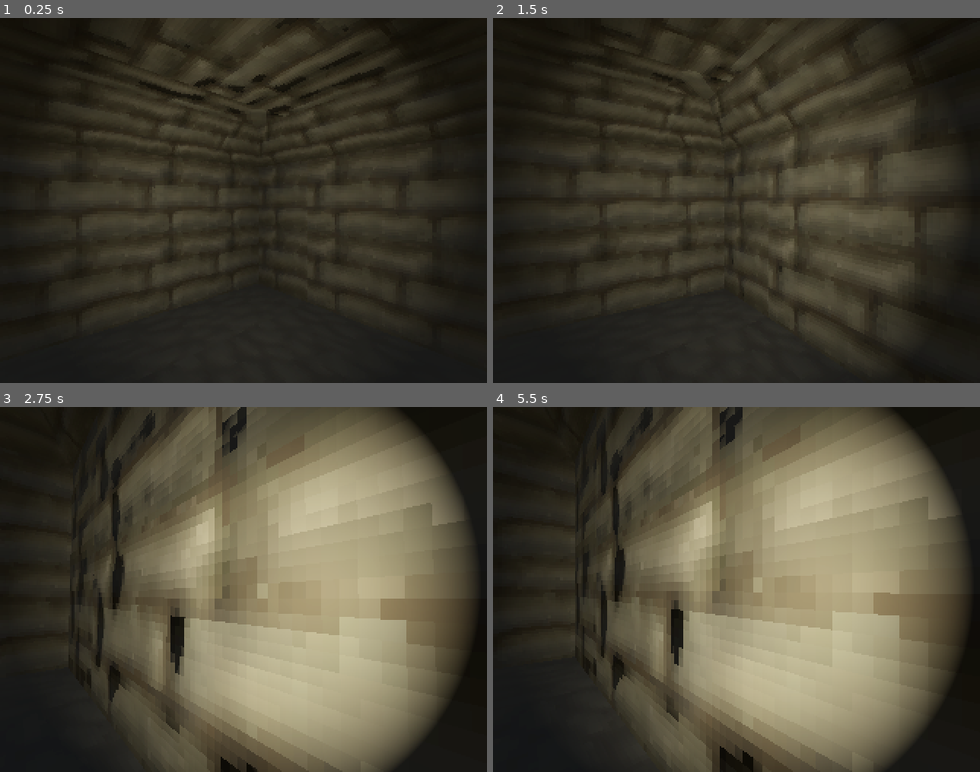
Above: before the commit, frames 1-4 (two rows, left to right).
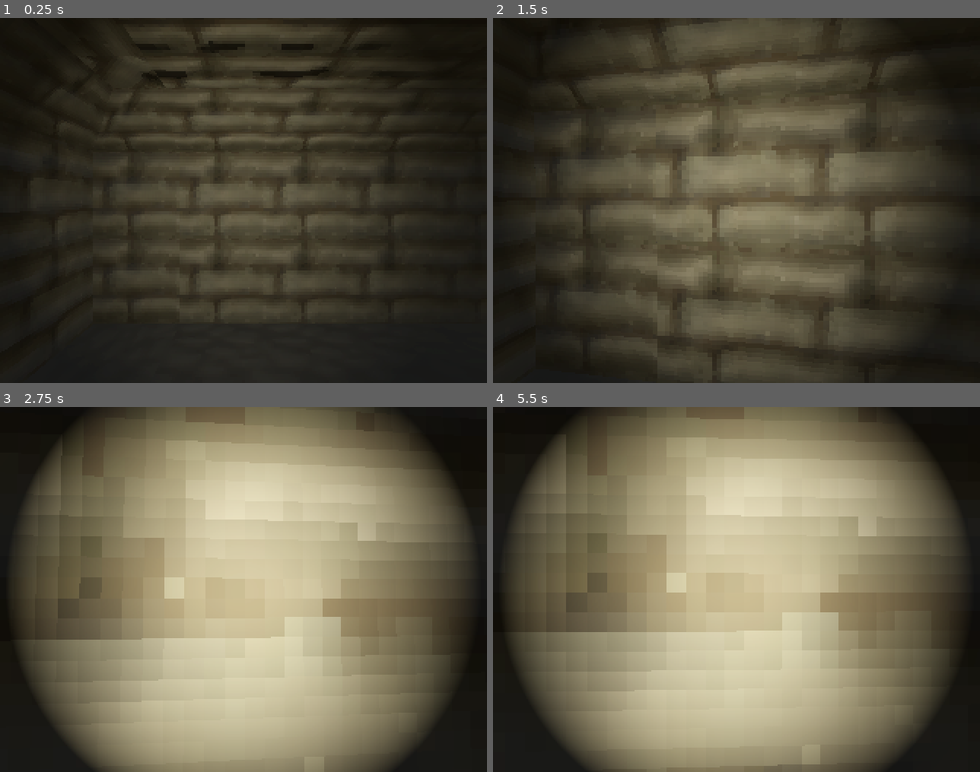
Above: after the commit, the same moments.

Repository: Opuhlos/Dungeon-Project
Game: Godot game, scene res://scenes/world.tscn
The game is run twice, just before and just after one commit, with the same random seed, the same clock (stepped at 60 frames per second) and the same inputs. The project has no main scene, so this scene is started directly.
Inputs (mouse positions are in pixels of both pictures, inside the frame that each line leads up to):
- Up to frame 1 (0.25 s): no input
- Up to frame 2 (1.5 s): tap Enter (ui_accept) at 0.5, 0.77 s; move the mouse to (760, 200) at 0.52 s; hold Ctrl (crouch) 0.53-1.28 s; hold W (forward) from 0.53 s (still down); move the mouse to (712, 200) at 1.27 s; tap Shift (sprint) at 1.35 s
- Up to frame 3 (2.75 s): keep holding W (forward); tap Enter (ui_accept) at 1.52 s; move the mouse to (253, 582) at 2.02 s; hold Ctrl (crouch) from 2.03 s (still down)
- Up to frame 4 (5.5 s): keep holding W (forward); move the mouse to (731, 596) at 2.77 s; release Ctrl (crouch) at 2.78 s; tap Shift (sprint) at 2.85, 4.35 s; tap Enter (ui_accept) at 3.02, 3.77, 4.52 s; move the mouse to (775, 593) at 3.52 s; hold Ctrl (crouch) 3.53-4.28 s; move the mouse to (697, 585) at 4.27 s; move the mouse to (741, 589) at 5.02 s; hold Ctrl (crouch) from 5.03 s (still down)

The runs differ from the first frame. In frame 1, 13% of the frame differs, in the area x 10-86%, y 0-84%; in frame 2, 32%; in frame 3, 59%, in the area x 3-94%, y 0-100%; in frame 4, 59%.

Commit message:
Minor Tweaks

Diff:
--- a/scenes/dungeon_tileset.tscn
+++ b/scenes/dungeon_tileset.tscn
@@ -1,5 +1,5 @@
 [gd_scene load_steps=2 format=3 uid="uid://5pcwvid4fwil"]
 
-[ext_resource type="PackedScene" uid="uid://bg53u6umb8gr1" path="res://dungeon-tileset.glb" id="1_3r84s"]
+[ext_resource type="PackedScene" uid="uid://bg53u6umb8gr1" path="res://Assets/dungeon-tileset.glb" id="1_3r84s"]
 
 [node name="dungeon-tileset" instance=ExtResource("1_3r84s")]
--- a/scenes/world.tscn
+++ b/scenes/world.tscn
@@ -1,6 +1,6 @@
 [gd_scene load_steps=6 format=3 uid="uid://flhx8ttfkq22"]
 
-[ext_resource type="MeshLibrary" uid="uid://cpnk0ddikdi16" path="res://tileset.tres" id="1_0xhua"]
+[ext_resource type="MeshLibrary" uid="uid://cpnk0ddikdi16" path="res://Assets/tileset.tres" id="1_0xhua"]
 [ext_resource type="PackedScene" uid="uid://b31vnmp1nn3yq" path="res://scenes/player.tscn" id="2_4ka5q"]
 
 [sub_resource type="ProceduralSkyMaterial" id="ProceduralSkyMaterial_nqiv1"]
@@ -37,4 +37,4 @@
 }
 
 [node name="Player" parent="." instance=ExtResource("2_4ka5q")]
-transform = Transform3D(0.638929, 0, 0.769266, 0, 1, 0, -0.769266, 0, 0.638929, 0, 0, 0.830517)
+transform = Transform3D(1, 0, 0, 0, 1, 0, 0, 0, 1, -1.2653, 0, 0.749364)
Renamed: dungeon-tileset.glb -> Assets/dungeon-tileset.glb
Not shown, changed: Assets/dungeon-tileset.glb.import
Binary file added: Assets/dungeon-tileset_atlas.png
Not shown, added: Assets/dungeon-tileset_atlas.png.import
Binary file added: Assets/dungeon-tileset_atlas_n.png
Not shown, added: Assets/dungeon-tileset_atlas_n.png.import
Not shown: 8 places in Assets/tileset.tres that only renumber resources
